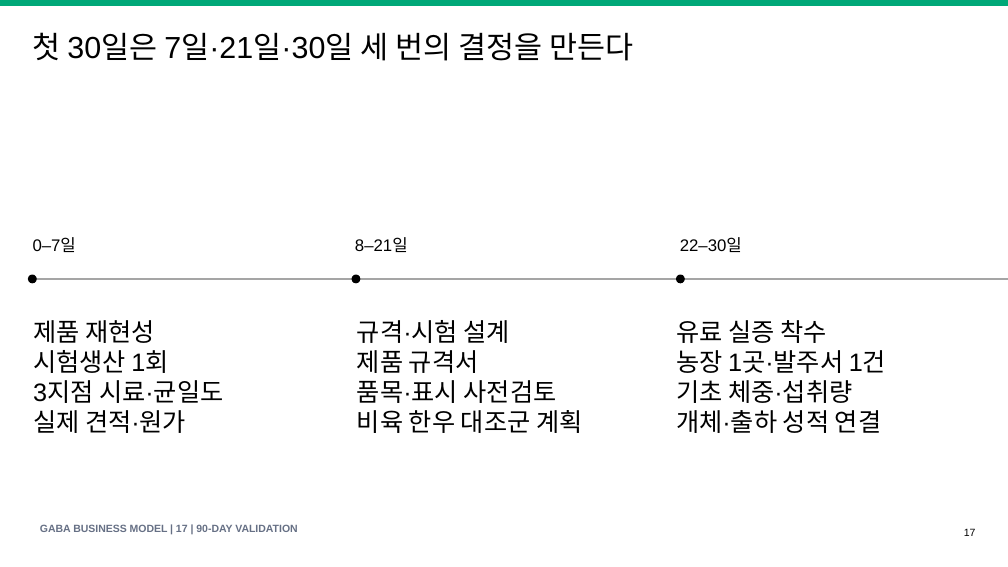
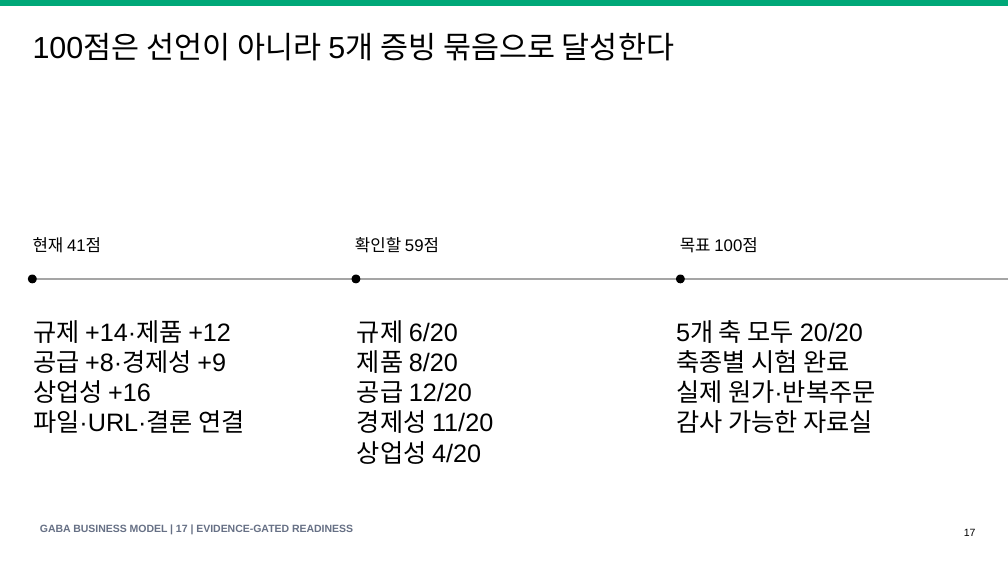
Before and after one commit to KRAdavid/gaba-feed-business-index, a slide deck: slide 17 of GABA_Feed_Business_Model_Speech_Deck_v1.pptx. Drawn at 1008x567 pixels with LibreOffice and Linux fonts; fonts in the diff are those of the drawing. Boxes give left, top, right and bottom in pixels: in the first picture for what was removed or moved away, otherwise in the second. Text is boxed around its words. In the diff, an @@ line names an element or a change of style, - is before the commit and + after.

```diff
--- a/GABA_Feed_Business_Model_Speech_Deck_v1.pptx
+++ b/GABA_Feed_Business_Model_Speech_Deck_v1.pptx
@@ text at [33, 32, 674, 61]: text changed @@
-첫 30일은 7일·21일·30일 세 번의 결정을 만든다
+100점은 선언이 아니라 5개 증빙 묶음으로 달성한다
@@ text at [33, 237, 101, 253]: text changed @@
-0–7일
+현재 41점
@@ text at [355, 237, 439, 253]: text changed @@
-8–21일
+확인할 59점
@@ text at [680, 237, 757, 253]: text changed @@
-22–30일
+목표 100점
@@ text at [33, 320, 245, 433]: text changed @@
-제품 재현성
-시험생산 1회
-3지점 시료·균일도
-실제 견적·원가
+규제 +14·제품 +12
+공급 +8·경제성 +9
+상업성 +16
+파일·URL·결론 연결
@@ text at [357, 320, 493, 464]: text changed @@
-규격·시험 설계
-제품 규격서
-품목·표시 사전검토
-비육 한우 대조군 계획
+규제 6/20
+제품 8/20
+공급 12/20
+경제성 11/20
+상업성 4/20
@@ text at [676, 320, 875, 433]: text changed @@
-유료 실증 착수
-농장 1곳·발주서 1건
-기초 체중·섭취량
-개체·출하 성적 연결
+5개 축 모두 20/20
+축종별 시험 완료
+실제 원가·반복주문
+감사 가능한 자료실
@@ text at [40, 524, 353, 532]: text changed @@
-GABA BUSINESS MODEL | 17 | 90-DAY VALIDATION
+GABA BUSINESS MODEL | 17 | EVIDENCE-GATED READINESS
```
Also in this commit, not shown: 7 other slides changed, 17 other files.
